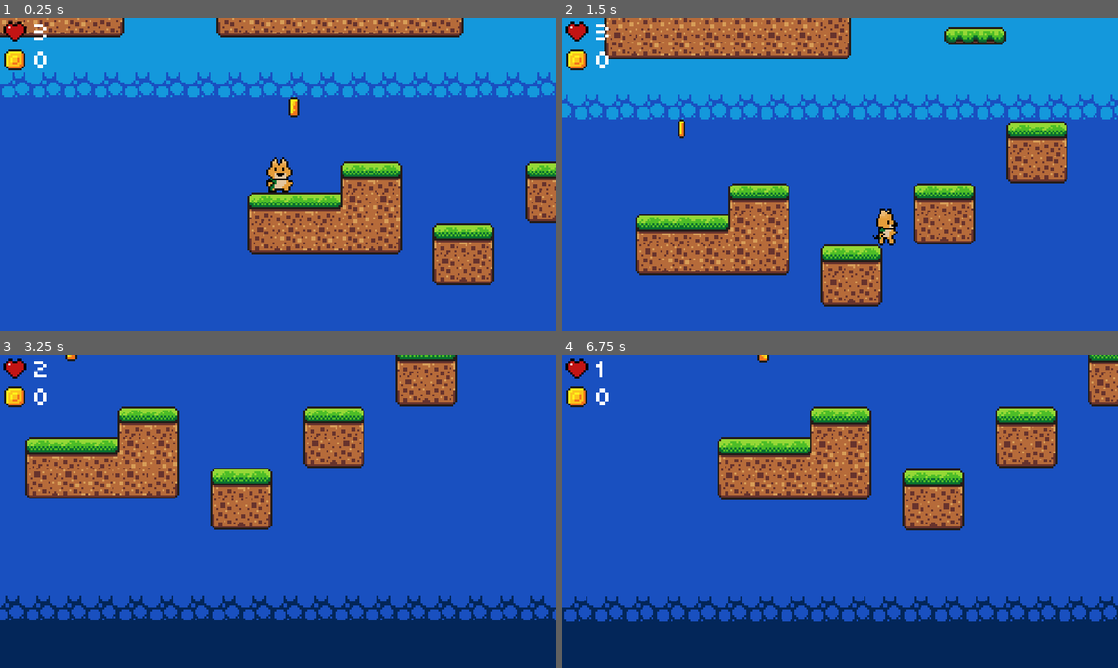
Above: before the commit, frames 1-4 (two rows, left to right).
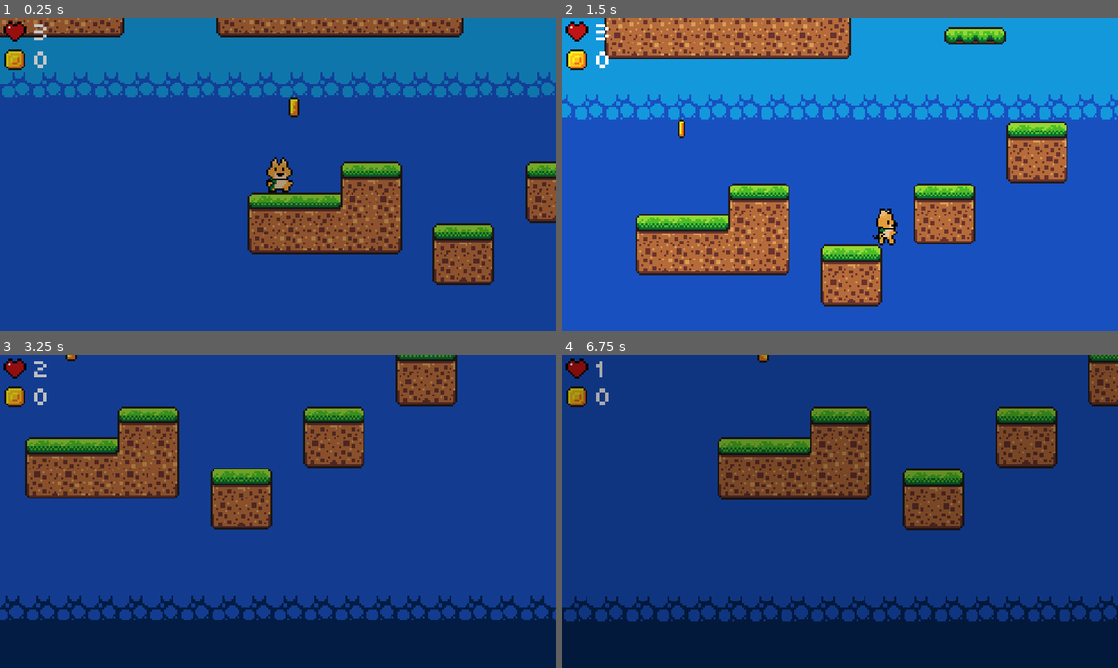
Above: after the commit, the same moments.

Repository: RafaeloxMC/shiba
Game: Godot game, scene res://scenes/game.tscn
The game is run twice, just before and just after one commit, with the same random seed, the same clock (stepped at 60 frames per second) and the same inputs.
Inputs:
- Up to frame 1 (0.25 s): no input
- Up to frame 2 (1.5 s): tap Enter at 0.5 s; hold Right (move_right) from 0.53 s (still down); tap Space (jump) at 0.77 s
- Up to frame 3 (3.25 s): tap Space (jump) at 1.52, 3.02 s; release Right (move_right) at 2.03 s; hold Left (move_left) 2.03-2.78 s; hold Right (move_right) from 2.78 s (still down)
- Up to frame 4 (6.75 s): tap Space (jump) at 3.77, 4.52, 6.02 s; release Right (move_right) at 4.28 s; hold Left (move_left) 4.28-5.03 s; hold Right (move_right) 5.03-5.78 s; hold Left (move_left) from 5.78 s (still down)

The runs differ from the first frame. In frame 1, 95% of the frame differs, in the area x 0-100%, y 0-100%; in frame 2, nothing differs; in frame 3, 80%; in frame 4, 98%.

Commit message:
Added fadeout animation on death

Diff:
--- a/scenes/gameui.tscn
+++ b/scenes/gameui.tscn
@@ -236,6 +236,60 @@
 "name": &"pickup",
 "speed": 20.0
 }]
+
+[sub_resource type="Animation" id="Animation_n31af"]
+length = 0.001
+tracks/0/type = "value"
+tracks/0/imported = false
+tracks/0/enabled = true
+tracks/0/path = NodePath(".:color")
+tracks/0/interp = 1
+tracks/0/loop_wrap = true
+tracks/0/keys = {
+"times": PackedFloat32Array(0),
+"transitions": PackedFloat32Array(1),
+"update": 0,
+"values": [Color(0, 0, 0, 1)]
+}
+
+[sub_resource type="Animation" id="Animation_mu2ln"]
+resource_name = "fadeout"
+step = 0.1
+tracks/0/type = "value"
+tracks/0/imported = false
+tracks/0/enabled = true
+tracks/0/path = NodePath(".:color")
+tracks/0/interp = 1
+tracks/0/loop_wrap = true
+tracks/0/keys = {
+"times": PackedFloat32Array(0.5, 0.8),
+"transitions": PackedFloat32Array(1, 1),
+"update": 0,
+"values": [Color(0, 0, 0, 0), Color(0, 0, 0, 1)]
+}
+
+[sub_resource type="Animation" id="Animation_wexye"]
+resource_name = "fadein"
+step = 0.1
+tracks/0/type = "value"
+tracks/0/imported = false
+tracks/0/enabled = true
+tracks/0/path = NodePath(".:color")
+tracks/0/interp = 1
+tracks/0/loop_wrap = true
+tracks/0/keys = {
+"times": PackedFloat32Array(0, 0.3),
+"transitions": PackedFloat32Array(1, 1),
+"update": 0,
+"values": [Color(0, 0, 0, 1), Color(0, 0, 0, 0)]
+}
+
+[sub_resource type="AnimationLibrary" id="AnimationLibrary_wexye"]
+_data = {
+&"RESET": SubResource("Animation_n31af"),
+&"fadein": SubResource("Animation_wexye"),
+&"fadeout": SubResource("Animation_mu2ln")
+}
 
 [node name="GameUI" type="Control"]
 layout_mode = 3
@@ -280,3 +334,15 @@
 animation = &"pickup"
 frame = 12
 frame_progress = 1.0
+
+[node name="ColorRect" type="ColorRect" parent="CanvasLayer"]
+offset_left = -300.0
+offset_top = -135.0
+offset_right = 1525.0
+offset_bottom = 815.0
+color = Color(0, 0, 0, 1)
+
+[node name="AnimationPlayer" type="AnimationPlayer" parent="CanvasLayer/ColorRect"]
+libraries = {
+&"": SubResource("AnimationLibrary_wexye")
+}
--- a/scripts/gameui.gd
+++ b/scripts/gameui.gd
@@ -5,10 +5,12 @@
 
 @onready var coins_sprite: AnimatedSprite2D = $CanvasLayer/CoinsSprite
 @onready var coins_label: Label = $CanvasLayer/CoinsLabel
+@onready var animation_player: AnimationPlayer = $CanvasLayer/ColorRect/AnimationPlayer
 
 func death():
 	hearts_sprite.play("break")
 	update_hearts()
+	animation_player.play("fadeout")
 
 func update_hearts():
 	print("Updating hearts!")
@@ -29,3 +31,4 @@
 	print("Loaded GameUI")
 	update_hearts()
 	update_coins()
+	animation_player.play("fadein")
Not shown: 1 places in scenes/gameui.tscn that only renumber resources
